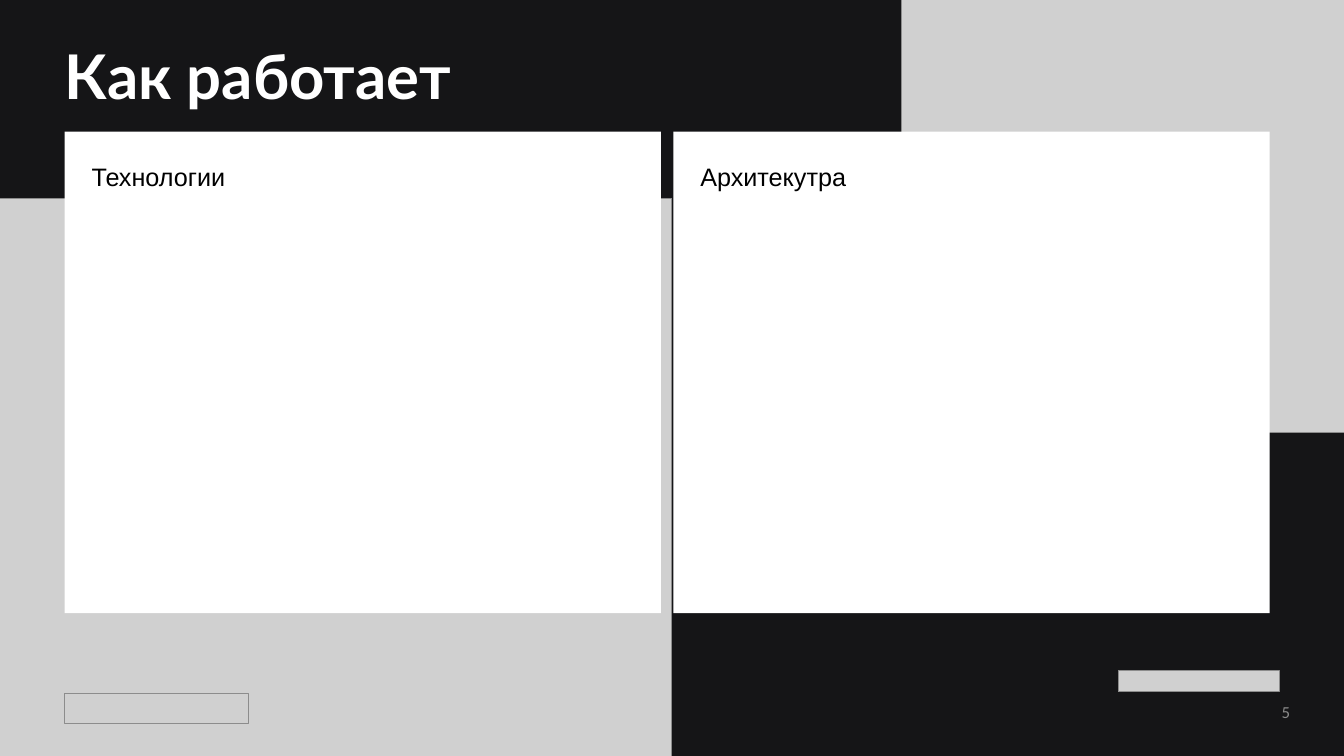
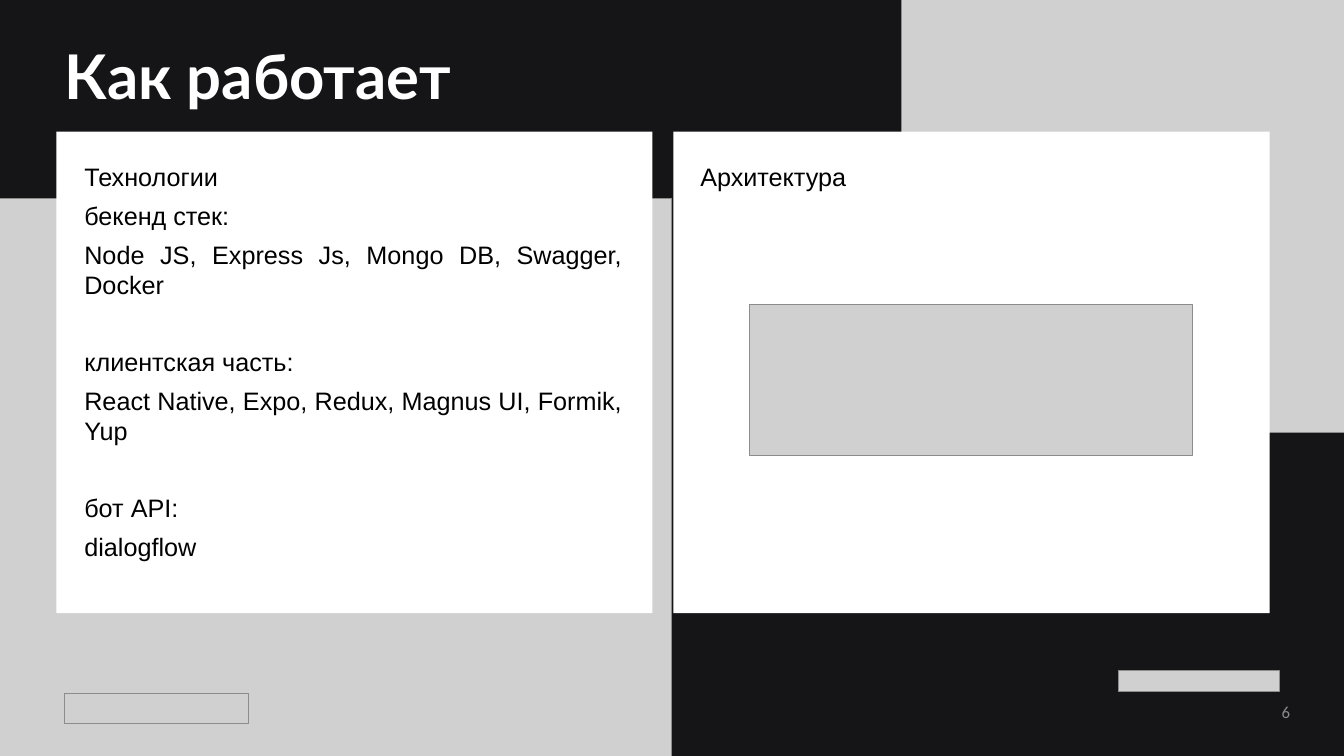
Before and after one commit to vasemkin/wildhack--volunteers, a slide deck: slide 6 of presentation/demo_bITb.pptx (slide 5 before the commit). Drawn at 1344x756 pixels with LibreOffice and Linux fonts; fonts in the diff are those of the drawing; grey boxes stand for pictures. Boxes give left, top, right and bottom in pixels: in the first picture for what was removed or moved away, otherwise in the second. Text is boxed around its words. In the diff, an @@ line names an element or a change of style, - is before the commit and + after.

```diff
--- a/presentation/demo_bITb.pptx
+++ b/presentation/demo_bITb.pptx
@@ rounded rectangle: place and size @@
-rounded rectangle at (65, 132, 660, 614)
+rounded rectangle at (56, 132, 652, 614)
@@ text "Технологии": place and size @@
-text "Технологии" at (92, 168, 226, 187)
+text "Технологии" at (84, 168, 622, 562)
@@ text at (700, 168, 846, 192): text changed @@
-Архитекутра
+Архитектура
@@ text at (84, 206, 622, 562): paragraphs added @@
+бекенд стек:
+Node JS, Express Js, Mongo DB, Swagger, Docker
+клиентская часть:
+React Native, Expo, Redux, Magnus UI, Formik, Yup
+бот API:
+dialogflow
@@ picture added at (749, 304, 1193, 456) @@
@@ page number at (1282, 707, 1290, 718): text changed @@
-5
+6
```
Also in this commit, not shown: 3 other slides changed, 2 slides added, 1 slide removed.
